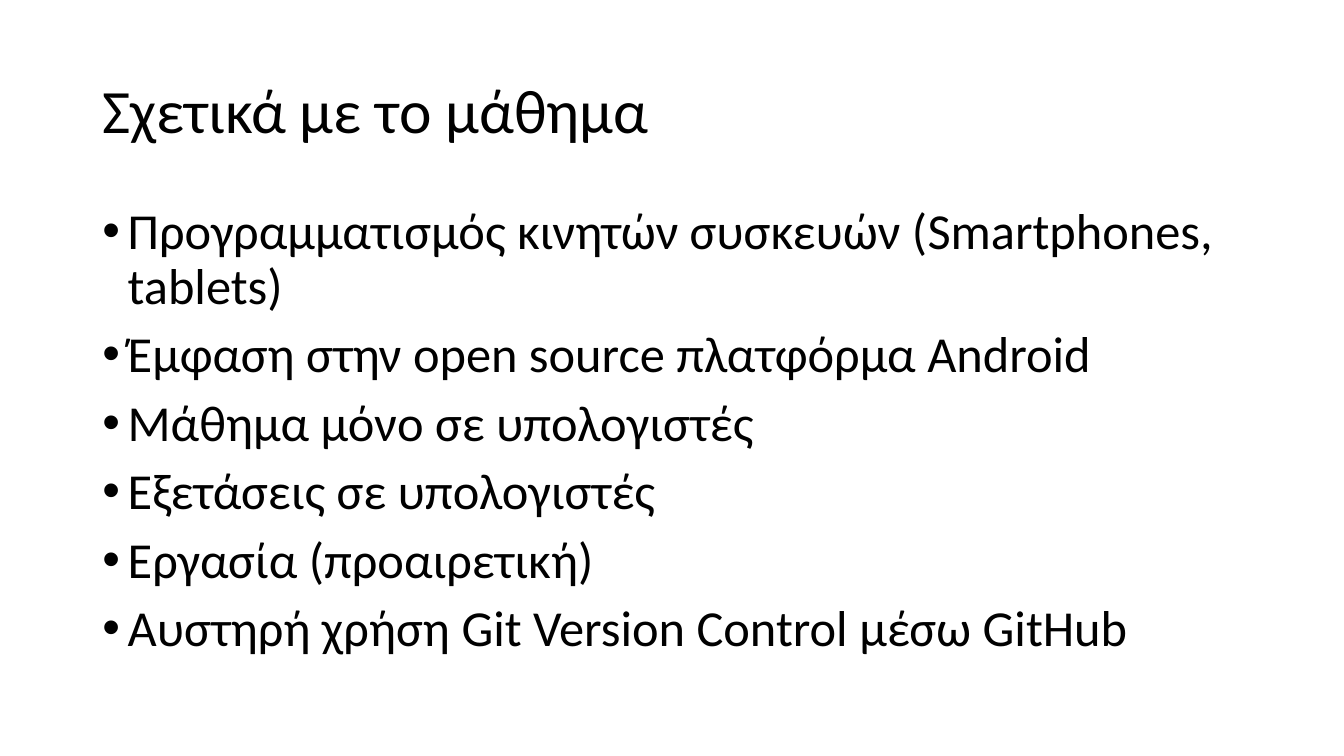
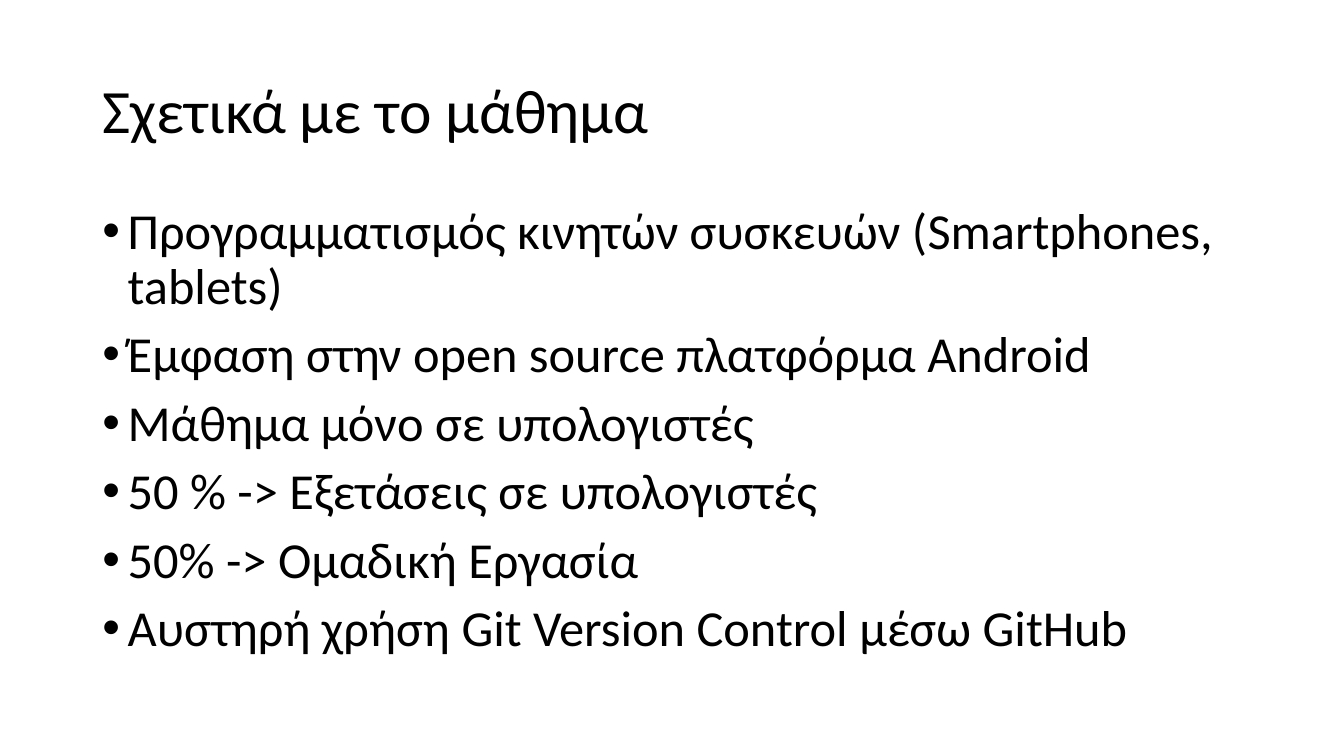
Before and after one commit to UomMobileDevelopment/Lesson_01-helloWorld, a slide deck: slide 2 of Lesson_01.pptx. Drawn at 1344x756 pixels with LibreOffice and Linux fonts; fonts in the diff are those of the drawing. Boxes give left, top, right and bottom in pixels: in the first picture for what was removed or moved away, otherwise in the second. Text is boxed around its words. In the diff, an @@ line names an element or a change of style, - is before the commit and + after.

Commit message:
updates on presentation

```diff
--- a/Lesson_01.pptx
+++ b/Lesson_01.pptx
@@ text at <box>128,473,817,586</box>: text changed @@
-• Εξετάσεις σε υπολογιστές
-• Εργασία (προαιρετική)
+• 50 % -> Εξετάσεις σε υπολογιστές
+• 50% -> Ομαδική Εργασία
```
Also in this commit, not shown: 1 other slide changed, 5 slides added.
